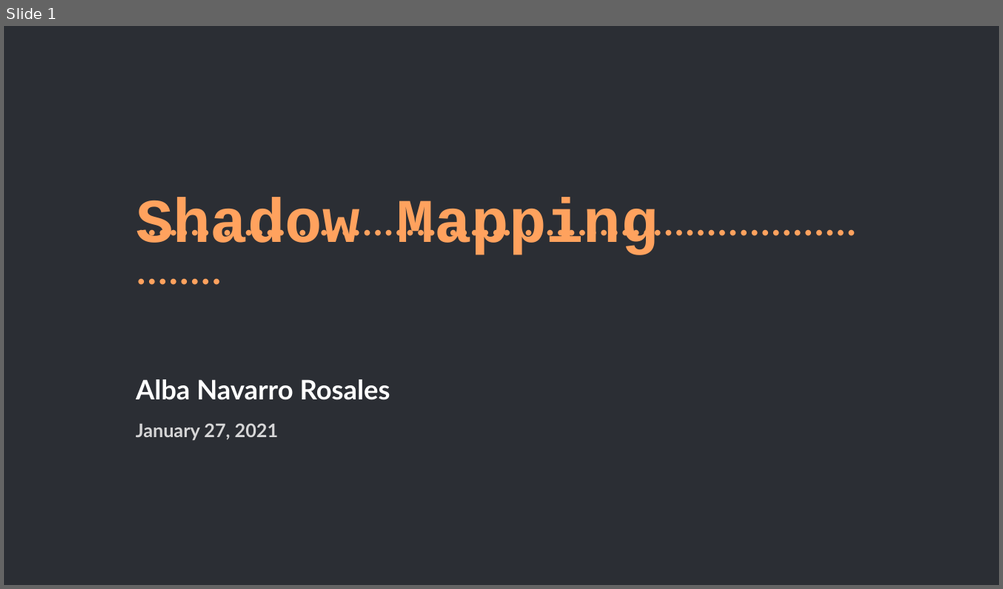
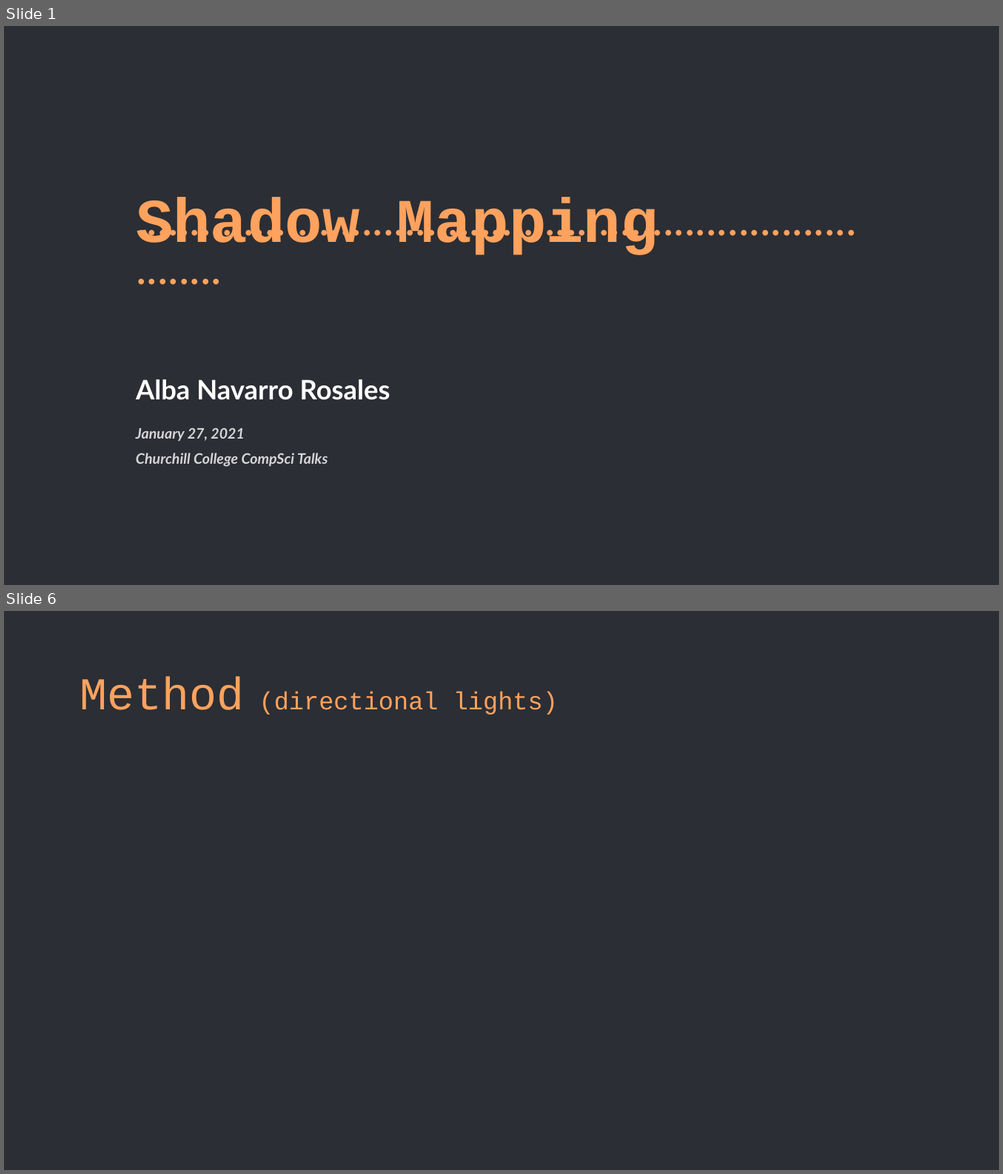
Before and after one commit to Alba-NR/ShadowMapping_TechTalk, a slide deck: slides/slides.pptx. Shown one above the other, each under a label of ours: slide 1 before the commit, slides 1 and 6 after it; the slides between them are not shown. The pictures are 1003x589 and 1003x1174 pixels, drawn with LibreOffice and Linux fonts; fonts in the diff are those of the drawing. Boxes give left, top, right and bottom in pixels: in the first picture for what was removed or moved away, otherwise in the second. Text is boxed around its words. In the diff, an @@ line names an element or a change of style, - is before the commit and + after.

```diff
--- a/slides/slides.pptx
+++ b/slides/slides.pptx
@@ slide 6 added at (4, 611, 999, 1170), background #2B2E34 @@
@@ title added at (79, 677, 558, 715), 24 pt, text #FFA25E @@
+Method (directional lights)
@@ slide 1 changed as well @@
@@ text "January 27, 2021" at (136, 428, 244, 442): size 18 to 14 pt, italic on @@
@@ text added at (136, 453, 327, 467), 14 pt, text #D6D6D7, bold, italic @@
+Churchill College CompSci Talks
```
Also in this commit, not shown: 6 other slides added.
